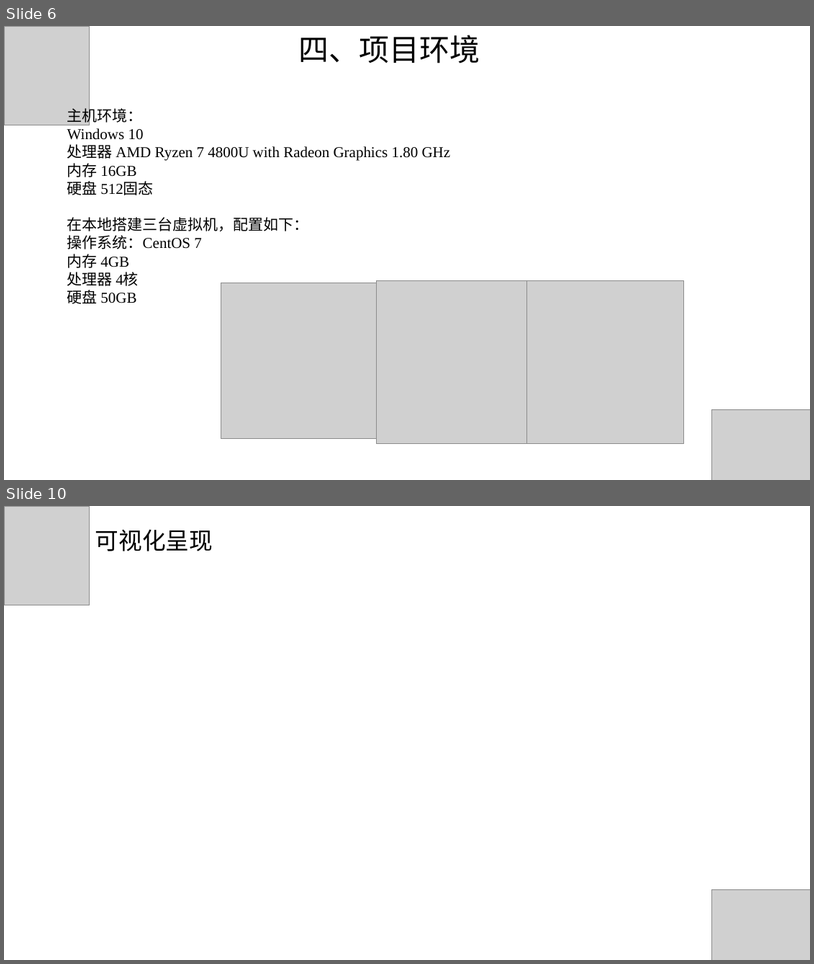
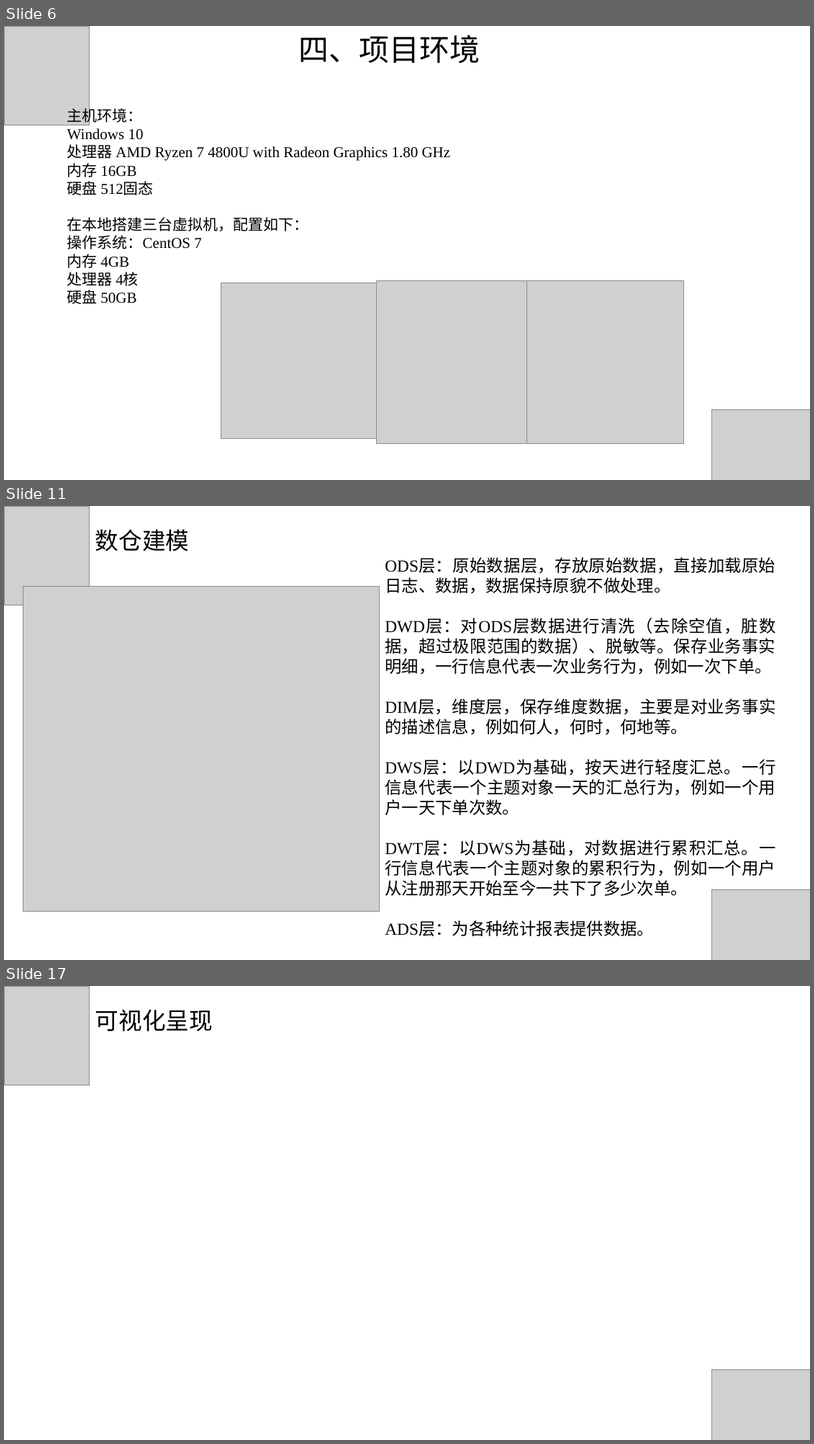
Before and after one commit to hunter95671/DataWarehouse, a slide deck: 电商离线数据仓库流程架构.pptx. Shown one above the other, each under a label of ours: slides 6 and 10 before the commit, slides 6, 11 and 17 after it; the slides between them are not shown. The pictures are 814x964 and 814x1444 pixels, drawn with LibreOffice and Linux fonts; fonts in the diff are those of the drawing; grey boxes stand for pictures. Boxes give left, top, right and bottom in pixels: in the first picture for what was removed or moved away, otherwise in the second. Text is boxed around its words. In the diff, an @@ line names an element or a change of style, - is before the commit and + after.

```diff
--- a/电商离线数据仓库流程架构.pptx
+++ b/电商离线数据仓库流程架构.pptx
@@ slide 11 added at [4,506,810,960], background #FFFFFF @@
@@ picture added at [4,506,89,605] @@
@@ text added at [95,529,190,551], 28 pt, text #000000 @@
+数仓建模
@@ text added at [385,558,776,936], 20 pt, text #000000 @@
+ODS层：原始数据层，存放原始数据，直接加载原始日志、数据，数据保持原貌不做处理。
+DWD层：对ODS层数据进行清洗（去除空值，脏数据，超过极限范围的数据）、脱敏等。保存业务事实明细，一行信息代表一次业务行为，例如一次下单。
+DIM层，维度层，保存维度数据，主要是对业务事实的描述信息，例如何人，何时，何地等。
+DWS层：以DWD为基础，按天进行轻度汇总。一行信息代表一个主题对象一天的汇总行为，例如一个用户一天下单次数。
+DWT层：以DWS为基础，对数据进行累积汇总。一行信息代表一个主题对象的累积行为，例如一个用户从注册那天开始至今一共下了多少次单。
+ADS层：为各种统计报表提供数据。
@@ picture added at [23,586,380,911] @@
@@ picture added at [712,889,810,960] @@
@@ what was slide 10 is now slide 17 @@
```
Also in this commit, not shown: 4 slides changed, 8 other slides added, 1 slide removed.
